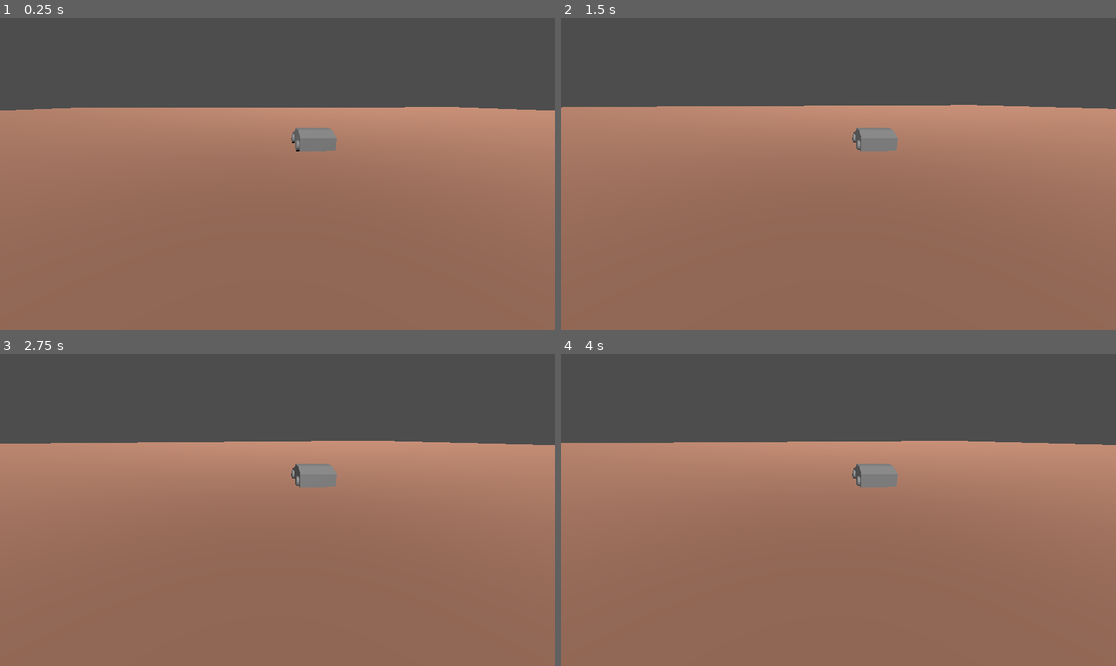
Above: before the commit, frames 1-4 (two rows, left to right).
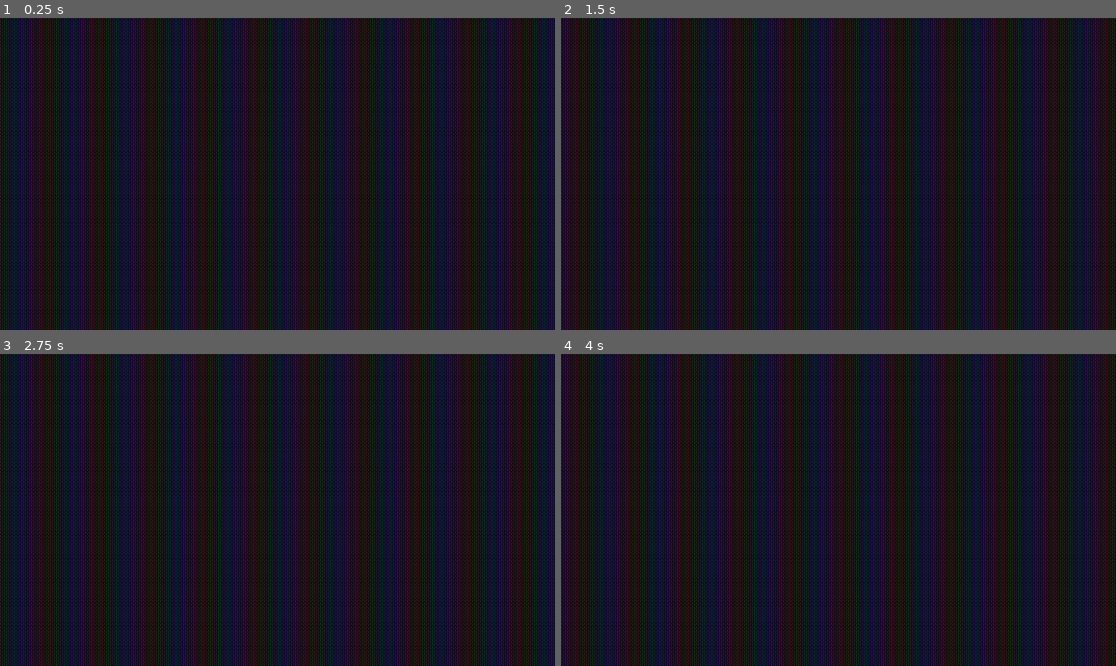
Above: after the commit, the same moments.

Repository: mitch-holm/Indy465
Game: Godot game, scene res://demo.tscn
Same seed, same stepped clock (60 frames per second), same inputs: the game is played once before the commit and once after it. Before the commit the project has no main scene; this scene is started directly in both runs.
Inputs:
- Up to frame 1 (0.25 s): no input
- Up to frame 2 (1.5 s): tap Enter at 0.5 s; hold D (steer_right) 0.53-1.28 s; tap Space at 1.25 s; hold S (brake) from 1.28 s (still down)
- Up to frame 3 (2.75 s): tap Enter at 2 s; release S (brake) at 2.03 s; hold D (steer_right) from 2.03 s (still down)
- Up to frame 4 (4 s): release D (steer_right) at 2.78 s; hold W (accelerate) 2.78-3.53 s; tap Space at 3.5 s; hold A (steer_left) from 3.53 s (still down)

The runs differ from the first frame. In frame 1, 100% of the frame differs, in the area x 0-100%, y 0-100%; in frame 2, 100%; in frame 3, 100%; in frame 4, 100%.

Commit message:
Restructure things to support postprocessing, put in unoptimized initial shader implementations

Diff:
--- a/demo.tscn
+++ b/demo.tscn
@@ -1,10 +1,11 @@
-[gd_scene load_steps=7 format=3 uid="uid://bxcbl324y5kpc"]
+[gd_scene load_steps=17 format=3 uid="uid://bxcbl324y5kpc"]
 
 [ext_resource type="ArrayMesh" uid="uid://da7150hojv1fj" path="res://democar.obj" id="1_mwqm2"]
 [ext_resource type="Script" path="res://playercharacter.gd" id="1_rqwj1"]
-
-[sub_resource type="BoxShape3D" id="BoxShape3D_e6ni3"]
-size = Vector3(2.01763, 1.38517, 3.8871)
+[ext_resource type="Shader" path="res://screen/bloom_prepass.gdshader" id="1_tk0q1"]
+[ext_resource type="Shader" path="res://screen/crt.gdshader" id="2_nsdy4"]
+[ext_resource type="Texture2D" uid="uid://cex6dmukinqgu" path="res://screen/shadowmask_mask3.png" id="3_nbdws"]
+[ext_resource type="Script" path="res://screen/CrtScript.gd" id="4_ygw0n"]
 
 [sub_resource type="PlaneMesh" id="PlaneMesh_lafke"]
 
@@ -14,26 +15,36 @@
 [sub_resource type="BoxShape3D" id="BoxShape3D_ala1l"]
 size = Vector3(10.537, 0.339582, 63.289)
 
+[sub_resource type="ViewportTexture" id="ViewportTexture_np0jf"]
+viewport_path = NodePath("ScreenRenderTargetNode/CrtFilterPass")
+
+[sub_resource type="ViewportTexture" id="ViewportTexture_i8xfh"]
+viewport_path = NodePath("Scene3DPass")
+
+[sub_resource type="ShaderMaterial" id="ShaderMaterial_i2a56"]
+resource_local_to_scene = true
+shader = ExtResource("1_tk0q1")
+shader_parameter/prebloom = SubResource("ViewportTexture_i8xfh")
+
+[sub_resource type="ViewportTexture" id="ViewportTexture_aq0gr"]
+viewport_path = NodePath("Scene3DPass")
+
+[sub_resource type="ViewportTexture" id="ViewportTexture_memfo"]
+viewport_path = NodePath("ScreenRenderTargetNode/BloomPrepass")
+
+[sub_resource type="ShaderMaterial" id="ShaderMaterial_16sgu"]
+resource_local_to_scene = true
+shader = ExtResource("2_nsdy4")
+shader_parameter/brightness = Vector3(-0.1, -0.1, 0)
+shader_parameter/bloom_size = Vector2(500, 500)
+shader_parameter/base_texture = SubResource("ViewportTexture_aq0gr")
+shader_parameter/bloom_texture = SubResource("ViewportTexture_memfo")
+shader_parameter/shadow_mask = ExtResource("3_nbdws")
+
+[sub_resource type="BoxShape3D" id="BoxShape3D_e6ni3"]
+size = Vector3(2.01763, 1.38517, 3.8871)
+
 [node name="root" type="Node3D"]
-
-[node name="CharacterBody3D" type="CharacterBody3D" parent="."]
-transform = Transform3D(1, 0, 0, 0, 1, 0, 0, 0, 1, 0, 1.04414, -0.256641)
-script = ExtResource("1_rqwj1")
-
-[node name="pivot" type="Node3D" parent="CharacterBody3D"]
-transform = Transform3D(-1, 0, 6.97692e-05, 0, 1, 0, -6.97692e-05, 0, -1, -0.0187323, 0, -6.55651e-07)
-
-[node name="MeshInstance3D" type="MeshInstance3D" parent="CharacterBody3D"]
-transform = Transform3D(-1, 0, 6.97692e-05, 0, 1, 0, -6.97692e-05, 0, -1, -0.0187323, 0.634694, -6.55651e-07)
-mesh = ExtResource("1_mwqm2")
-skeleton = NodePath("../pivot")
-
-[node name="CollisionShape3D" type="CollisionShape3D" parent="CharacterBody3D"]
-transform = Transform3D(-1, 0, 6.97692e-05, 0, 1, 0, -6.97692e-05, 0, -1, 0.00936613, 0.696306, 1.3113e-06)
-shape = SubResource("BoxShape3D_e6ni3")
-
-[node name="Camera3D" type="Camera3D" parent="CharacterBody3D"]
-transform = Transform3D(0.999228, 0.013375, -0.0369484, 8.22026e-08, 0.940288, 0.34038, 0.0392947, -0.340117, 0.939562, -2.69104, 2.778, 12.9082)
 
 [node name="ground" type="StaticBody3D" parent="."]
 
@@ -48,3 +59,56 @@
 
 [node name="sun" type="DirectionalLight3D" parent="."]
 transform = Transform3D(0.867062, 0.352059, -0.352502, -5.94121e-17, 0.707551, 0.706662, 0.4982, -0.61272, 0.613491, -6.18062, 32.8834, 46.5372)
+
+[node name="ScreenRenderTargetNode" type="Node2D" parent="."]
+
+[node name="RenderTarget" type="CanvasLayer" parent="ScreenRenderTargetNode"]
+
+[node name="Sprite2D" type="Sprite2D" parent="ScreenRenderTargetNode/RenderTarget"]
+
+[node name="TextureRect" type="TextureRect" parent="ScreenRenderTargetNode/RenderTarget/Sprite2D"]
+offset_right = 40.0
+offset_bottom = 40.0
+texture = SubResource("ViewportTexture_np0jf")
+stretch_mode = 1
+
+[node name="BloomPrepass" type="SubViewport" parent="ScreenRenderTargetNode"]
+size = Vector2i(1152, 648)
+
+[node name="ColorRect" type="ColorRect" parent="ScreenRenderTargetNode/BloomPrepass"]
+material = SubResource("ShaderMaterial_i2a56")
+custom_minimum_size = Vector2(1152, 648)
+offset_right = 40.0
+offset_bottom = 40.0
+
+[node name="CrtFilterPass" type="SubViewport" parent="ScreenRenderTargetNode"]
+size = Vector2i(1152, 648)
+
+[node name="ColorRect" type="ColorRect" parent="ScreenRenderTargetNode/CrtFilterPass"]
+material = SubResource("ShaderMaterial_16sgu")
+custom_minimum_size = Vector2(1152, 648)
+offset_right = 40.0
+offset_bottom = 40.0
+script = ExtResource("4_ygw0n")
+
+[node name="Scene3DPass" type="SubViewport" parent="."]
+size = Vector2i(1152, 648)
+
+[node name="CharacterBody3D" type="CharacterBody3D" parent="Scene3DPass"]
+transform = Transform3D(1, 0, 0, 0, 1, 0, 0, 0, 1, 0, 1.04414, -0.256641)
+script = ExtResource("1_rqwj1")
+
+[node name="pivot" type="Node3D" parent="Scene3DPass/CharacterBody3D"]
+transform = Transform3D(-1, 0, 6.97692e-05, 0, 1, 0, -6.97692e-05, 0, -1, -0.0187323, 0, -6.55651e-07)
+
+[node name="MeshInstance3D" type="MeshInstance3D" parent="Scene3DPass/CharacterBody3D"]
+transform = Transform3D(-1, 0, 6.97692e-05, 0, 1, 0, -6.97692e-05, 0, -1, -0.0187323, 0.634694, -6.55651e-07)
+mesh = ExtResource("1_mwqm2")
+skeleton = NodePath("../pivot")
+
+[node name="CollisionShape3D" type="CollisionShape3D" parent="Scene3DPass/CharacterBody3D"]
+transform = Transform3D(-1, 0, 6.97692e-05, 0, 1, 0, -6.97692e-05, 0, -1, 0.00936613, 0.696306, 1.3113e-06)
+shape = SubResource("BoxShape3D_e6ni3")
+
+[node name="Camera3D" type="Camera3D" parent="Scene3DPass/CharacterBody3D"]
+transform = Transform3D(0.999228, 0.013375, -0.0369484, 8.22026e-08, 0.940288, 0.34038, 0.0392947, -0.340117, 0.939562, -2.69104, 2.778, 12.9082)
--- a/project.godot
+++ b/project.godot
@@ -11,8 +11,8 @@
 [application]
 
 config/name="Indy465"
-run/main_scene="res://labels.tscn"
-config/features=PackedStringArray("4.1", "Forward Plus")
+run/main_scene="res://demo.tscn"
+config/features=PackedStringArray("4.2", "Forward Plus")
 config/icon="res://icon.svg"
 
 [input]
--- /dev/null
+++ b/screen/CrtScript.gd
@@ -0,0 +1,20 @@
+extends ColorRect
+
+func update_screen_params():
+	var screen_res = get_tree().get_root().size;
+	get_viewport().size = screen_res;
+	custom_minimum_size = screen_res;
+	material.set("shader_parameter/monitor_resolution", Vector2(screen_res.x, screen_res.y))
+	print(material.get("shader_parameter/monitor_resolution"))
+
+# Called when the node enters the scene tree for the first time.
+func _ready():
+	get_tree().get_root().size_changed.connect(resize)
+	update_screen_params()
+
+# Called every frame. 'delta' is the elapsed time since the previous frame.
+func _process(delta):
+	pass
+
+func resize():
+	update_screen_params()
--- /dev/null
+++ b/screen/bloom_prepass.gdshader
@@ -0,0 +1,29 @@
+shader_type canvas_item;
+
+void vertex() {
+	// Called for every vertex the material is visible on.
+}
+
+uniform sampler2D prebloom: repeat_disable, filter_nearest;
+
+float deep_fry(float in_val) {
+	float k = -0.8;
+	float x = in_val*2.0 - 1.0;
+	// Sigmoid shenanigans to crank the contrast
+	float fried = ((x - k*x) / (k - 2.0*k*abs(x) + 1.0) + 1.0) / 2.0;
+	return fried;
+	// return in_val;
+	// return in_val*in_val;
+}
+
+void fragment() {
+
+	COLOR = texture(prebloom, UV);
+	COLOR = vec4(deep_fry(COLOR.r), deep_fry(COLOR.g), deep_fry(COLOR.b), 1.0);
+	//COLOR = texture(prebloom, UV);
+}
+
+//void light() {
+	// Called for every pixel for every light affecting the CanvasItem.
+	// Uncomment to replace the default light processing function with this one.
+//}
--- /dev/null
+++ b/screen/crt.gdshader
@@ -0,0 +1,51 @@
+shader_type canvas_item;
+
+void vertex() {
+	// Called for every vertex the material is visible on.
+}
+
+uniform vec3 brightness = vec3(0.0, 0.0, 0.0);
+// If you intend to read from mipmaps with `textureLod()` LOD values greater than `0.0`,
+// use `filter_nearest_mipmap` instead. This shader doesn't require it.
+uniform sampler2D base_texture : repeat_disable, filter_nearest;
+uniform sampler2D bloom_texture : repeat_disable, filter_linear_mipmap;
+uniform sampler2D shadow_mask : repeat_enable, filter_nearest;
+uniform vec2 bloom_size;
+
+vec4 blur(vec2 uv) {
+	vec2 pixel_size = 1.0 / bloom_size;
+	vec3 col = texture(bloom_texture, uv).xyz * 0.16;
+	col += texture(bloom_texture, uv + vec2(pixel_size.x, 0.0)).xyz * 0.075;
+	col += texture(bloom_texture, uv + vec2(-pixel_size.x, 0.0)).xyz * 0.075;
+	col += texture(bloom_texture, uv + vec2(2.0 * pixel_size.x, 0.0)).xyz * 0.06;
+	col += texture(bloom_texture, uv + vec2(2.0 * -pixel_size.x, 0.0)).xyz * 0.06;
+	col += texture(bloom_texture, uv + vec2(3.0 * pixel_size.x, 0.0)).xyz * 0.045;
+	col += texture(bloom_texture, uv + vec2(3.0 * -pixel_size.x, 0.0)).xyz * 0.045;
+	col += texture(bloom_texture, uv + vec2(4.0 * pixel_size.x, 0.0)).xyz * 0.025;
+	col += texture(bloom_texture, uv + vec2(4.0 * -pixel_size.x, 0.0)).xyz * 0.025;
+	col += texture(bloom_texture, uv + vec2(0.0, pixel_size.y)).xyz * 0.075;
+	col += texture(bloom_texture, uv + vec2(0.0, -pixel_size.y)).xyz * 0.075;
+	col += texture(bloom_texture, uv + vec2(0.0, 2.0 * pixel_size.y)).xyz * 0.06;
+	col += texture(bloom_texture, uv + vec2(0.0, 2.0 * -pixel_size.y)).xyz * 0.06;
+	col += texture(bloom_texture, uv + vec2(0.0, 3.0 * pixel_size.y)).xyz * 0.045;
+	col += texture(bloom_texture, uv + vec2(0.0, 3.0 * -pixel_size.y)).xyz * 0.045;
+	col += texture(bloom_texture, uv + vec2(0.0, 4.0 * pixel_size.y)).xyz * 0.025;
+	col += texture(bloom_texture, uv + vec2(0.0, 4.0 * -pixel_size.y)).xyz * 0.025;
+	return vec4(col, 0.0);
+}
+
+void fragment() {
+	vec4 brightness_color = vec4(brightness, 0.0);
+	vec2 mask_uv = SCREEN_UV * (vec2(1.0, 1.0))/(SCREEN_PIXEL_SIZE * vec2(8, 7));
+	vec4 mask_sample = textureLod(shadow_mask, mask_uv, 0.0);
+	vec4 base_color = (brightness_color + textureLod(base_texture, SCREEN_UV, 0.0));
+	vec4 blurred_bloom_color = vec4(blur(SCREEN_UV).xyz, 1.0);
+	vec4 fried_color = texture(bloom_texture, SCREEN_UV);
+	COLOR.xyz = base_color.xyz + blurred_bloom_color.xyz;
+	COLOR = COLOR * mask_sample;
+}
+
+//void light() {
+	// Called for every pixel for every light affecting the CanvasItem.
+	// Uncomment to replace the default light processing function with this one.
+//}
Not shown, changed: democar.obj.import
Binary file added: screen/shadowmask_mask3.png
Not shown, added: screen/shadowmask_mask3.png.import
